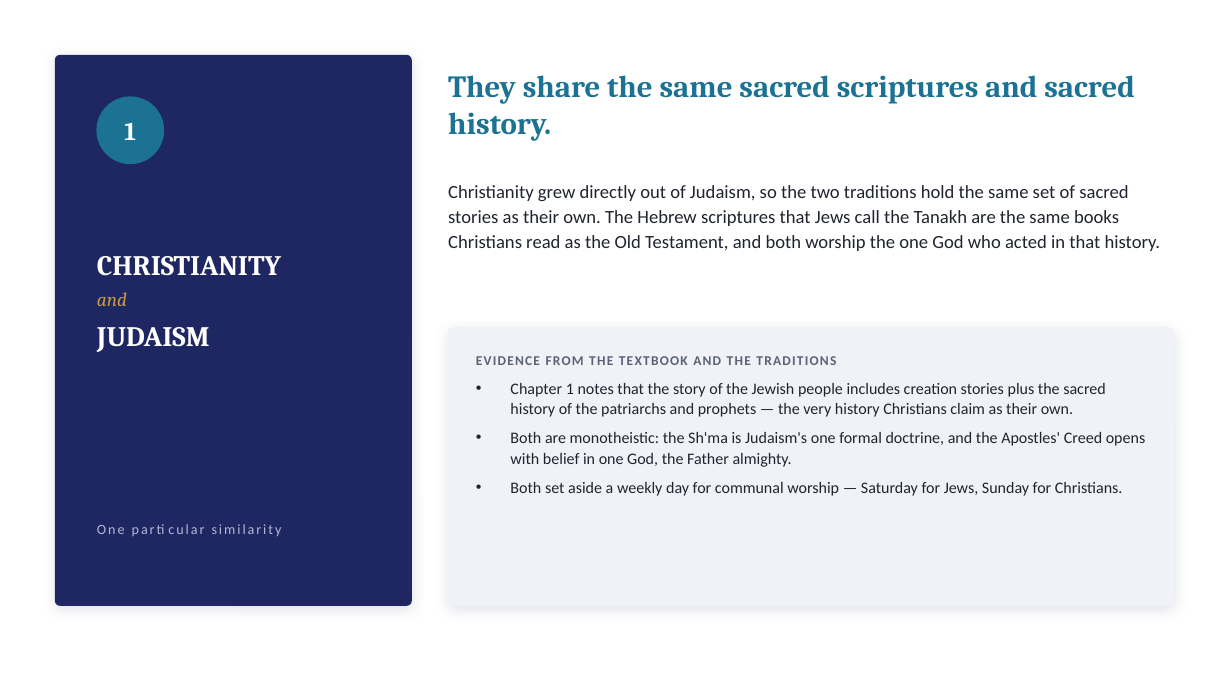
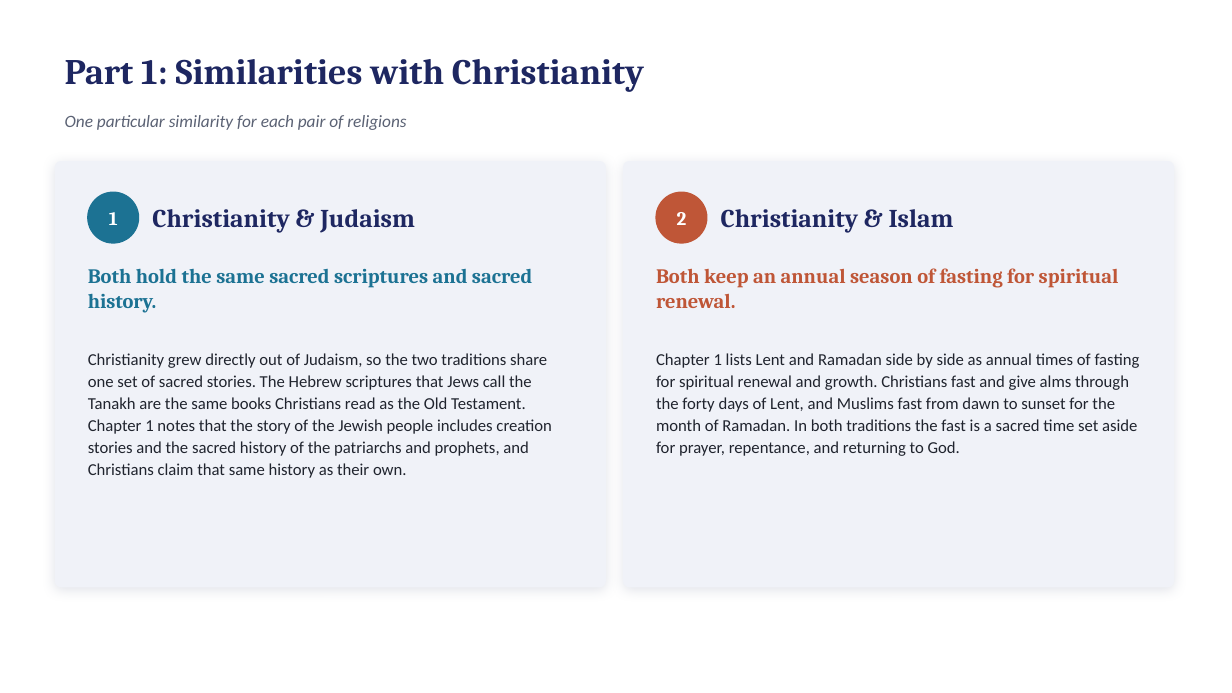
Before and after one commit to kevwebdesigns/kevdigital, a slide deck: slide 2 of assignments/world-religions/Intro-to-Study-of-World-Religions.pptx (slide 3 before the commit). Drawn at 1232x693 pixels with LibreOffice and Linux fonts; fonts in the diff are those of the drawing. Boxes give left, top, right and bottom in pixels: in the first picture for what was removed or moved away, otherwise in the second. Text is boxed around its words. In the diff, an @@ line names an element or a change of style, - is before the commit and + after.

```diff
--- a/assignments/world-religions/Intro-to-Study-of-World-Religions.pptx
+++ b/assignments/world-religions/Intro-to-Study-of-World-Religions.pptx
@@ rounded rectangle removed at bbox=[55, 55, 411, 605] @@
@@ text added at bbox=[65, 59, 644, 92], 28 pt, text #1E2761, bold @@
+Part 1: Similarities with Christianity
@@ text added at bbox=[65, 115, 406, 130], 13.5 pt, text #5B6274, italic @@
+One particular similarity for each pair of religions
@@ rounded rectangle added at bbox=[55, 162, 605, 587], fill #F0F2F8, outline #F0F2F8 1 pt @@
@@ rounded rectangle: place and size @@
-rounded rectangle at bbox=[448, 328, 1174, 605]
+rounded rectangle at bbox=[624, 162, 1174, 587]
@@ rounded rectangle at bbox=[624, 162, 1174, 587]: proportions changed @@
@@ text "1": place and size @@
-text "1" at bbox=[124, 123, 136, 140]
+text "1" at bbox=[109, 212, 118, 225]
@@ text "1" at bbox=[109, 212, 118, 225]: size 20 to 15 pt @@
@@ ellipse: place and size @@
-ellipse at bbox=[97, 97, 164, 164]
+ellipse at bbox=[88, 192, 139, 243]
@@ text at bbox=[152, 209, 415, 232]: text changed; size 22 to 20 pt; text colour #FFFFFF to #1E2761 @@
-CHRISTIANITY
-and
-JUDAISM
+Christianity & Judaism
@@ ellipse added at bbox=[656, 192, 707, 243], fill #BF5637, outline #BF5637 1 pt @@
@@ text added at bbox=[721, 209, 954, 232], 20 pt, text #1E2761, bold @@
+Christianity & Islam
@@ text added at bbox=[677, 212, 687, 225], 15 pt, text #FFFFFF, bold @@
+2
@@ text at bbox=[88, 268, 532, 313]: text changed; size 24 to 16 pt @@
-They share the same sacred scriptures and sacred history.
+Both hold the same sacred scriptures and sacred history.
@@ text added at bbox=[656, 268, 1119, 308], 16 pt, text #BF5637, bold @@
+Both keep an annual season of fasting for spiritual renewal.
@@ text at bbox=[88, 353, 552, 478]: text changed; size 14.5 to 13 pt @@
-Christianity grew directly out of Judaism, so the two traditions hold the same set of sacred stories as their own. The Hebrew scriptures that Jews call the Tanakh are the same books Christians read as the Old Testament, and both worship the one God who acted in that history.
+Christianity grew directly out of Judaism, so the two traditions share one set of sacred stories. The Hebrew scriptures that Jews call the Tanakh are the same books Christians read as the Old Testament. Chapter 1 notes that the story of the Jewish people includes creation stories and the sacred history of the patriarchs and prophets, and Christians claim that same history as their own.
@@ text removed at bbox=[476, 356, 836, 365] @@
-EVIDENCE FROM THE TEXTBOOK AND THE TRADITIONS
@@ text added at bbox=[656, 353, 1140, 456], 13 pt, text #20242E @@
+Chapter 1 lists Lent and Ramadan side by side as annual times of fasting for spiritual renewal and growth. Christians fast and give alms through the forty days of Lent, and Muslims fast from dawn to sunset for the month of Ramadan. In both traditions the fast is a sacred time set aside for prayer, repentance, and returning to God.
@@ text removed at bbox=[510, 383, 1146, 496] @@
-• Chapter 1 notes that the story of the Jewish people includes creation stories plus the sacred history of the patriarchs and prophets — the very history Christians claim as their own.
-• Both are monotheistic: the Sh'ma is Judaism's one formal doctrine, and the Apostles' Creed opens with belief in one God, the Father almighty.
-• Both set aside a weekly day for communal worship — Saturday for Jews, Sunday for Christians.
@@ text removed at bbox=[97, 513, 374, 545] @@
-One particular similarity
```
Also in this commit, not shown: 3 other slides changed, 3 slides added, 11 slides removed, 2 other files.
